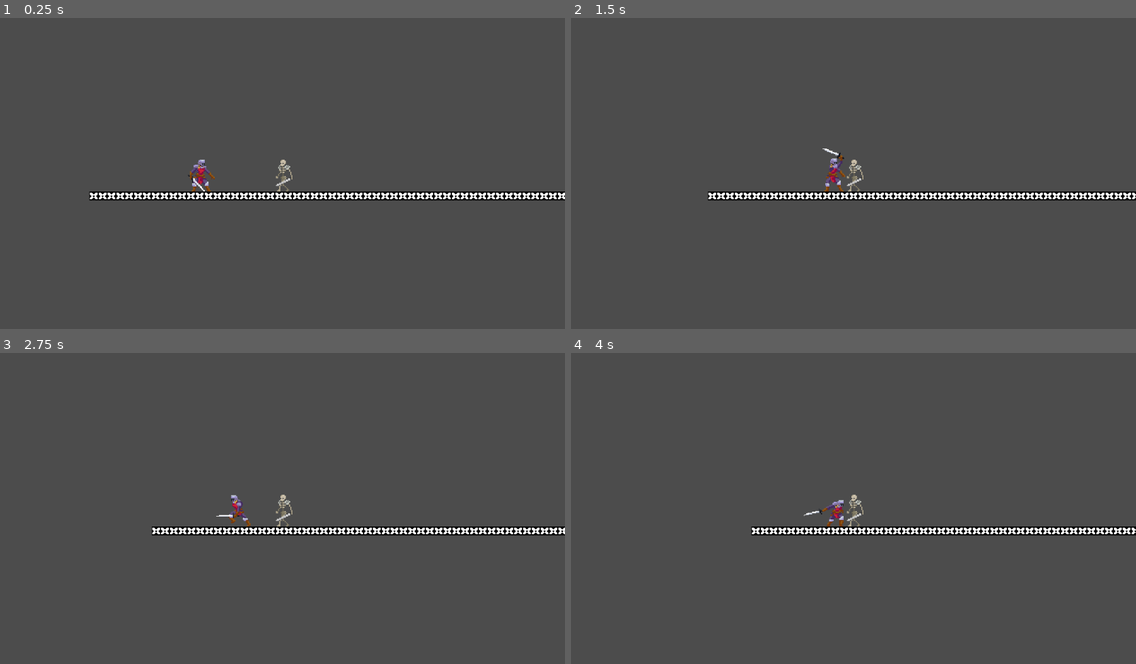
Above: before the commit, frames 1-4 (two rows, left to right).
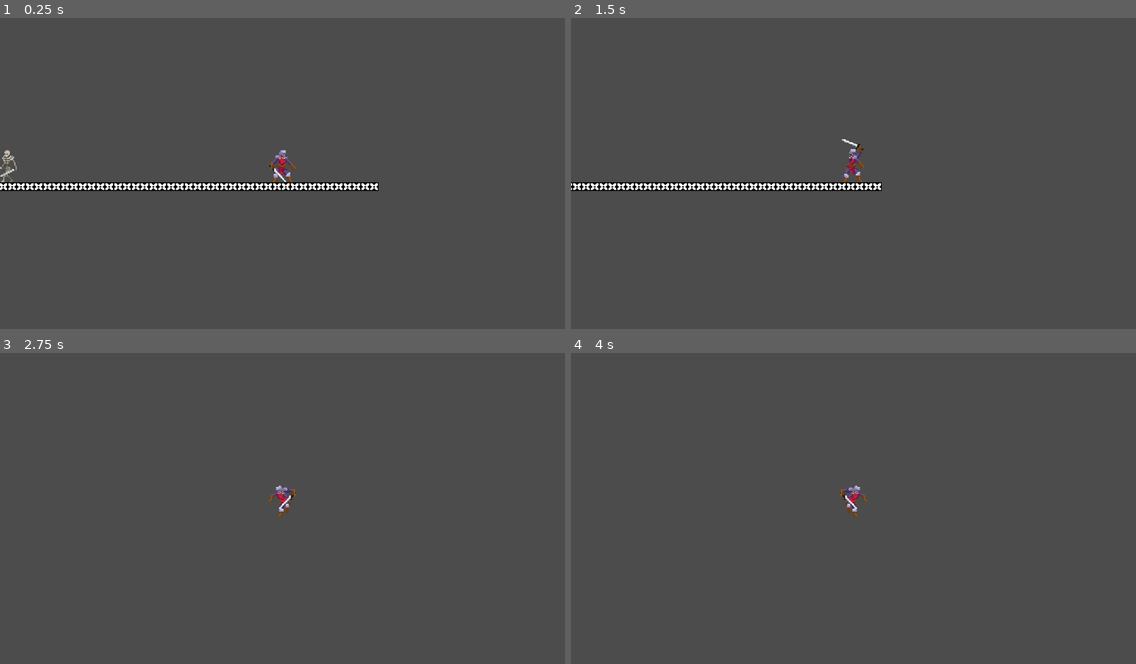
Above: after the commit, the same moments.

Repository: OneTachi/zenojam
Game: Godot game, scene res://main/Main.tscn
Same seed, same stepped clock (60 frames per second), same inputs: the game is played once before the commit and once after it.
Inputs:
- Up to frame 1 (0.25 s): no input
- Up to frame 2 (1.5 s): hold D (right) from 0.53 s (still down); tap Up (attack) at 0.6, 1.35 s; tap Space (jump) at 0.77 s
- Up to frame 3 (2.75 s): tap Space (jump) at 1.52 s; release D (right) at 2.03 s; hold A (left) from 2.03 s (still down); tap Up (attack) at 2.1 s
- Up to frame 4 (4 s): release A (left) at 2.78 s; hold D (right) from 2.78 s (still down); tap Up (attack) at 2.85, 3.6 s; tap Space (jump) at 3.02, 3.77 s

The runs differ from the first frame. In frame 1, 4.5% of the frame differs, in the area x 0-100%, y 42-59%; in frame 2, 3.9%; in frame 3, 2.4%; in frame 4, 2.3%.

Commit message:
fix gardy jitter

Diff:
--- a/enemy/Gardy.gd
+++ b/enemy/Gardy.gd
@@ -13,12 +13,14 @@
 var state = WALK
 var velocity = Vector2(0,0)
 
-onready var walk_to = Vector2(rand_range(-200, 200), position.y)
+onready var walk_to = Vector2(rand_range(-200, 200), self.position.y)
 var walk_dir
 
+var outside = false
 
 
 func _physics_process(delta):
+	randomize()
 	match state:
 
 		WALK:
@@ -32,10 +34,11 @@
 				sprite.play('walk')
 				change_sprite_dir()
 				walk_dir = position.direction_to(walk_to)
+				walk_dir.y = 0
 				velocity = walk_dir * 100
 
 			velocity.y += 10
-			velocity.y = max(velocity.y, 100)
+			velocity.y = min(velocity.y, 100)
 
 		ATTACK:
 			pass
@@ -55,6 +58,9 @@
 
 
 func _on_WalkingHere_timeout():
-	var new_position = rand_range(-200, 200)
+	var new_position = rand_range(-150, 150)
 	walk_to = Vector2(new_position, self.position.y)
-	print(walk_to)
+
+
+func _on_Restriction_body_shape_exited(body_rid, body, body_shape_index, local_shape_index):
+	walk_to = Vector2(-walk_to.x, self.position.y)
--- a/enemy/Gardy.tscn
+++ b/enemy/Gardy.tscn
@@ -86,6 +86,9 @@
 [sub_resource type="RectangleShape2D" id=2]
 extents = Vector2( 9.25, 14.25 )
 
+[sub_resource type="CircleShape2D" id=3]
+radius = 167.501
+
 [node name="Gardy" type="KinematicBody2D"]
 scale = Vector2( 2, 2 )
 collision_layer = 2
@@ -95,6 +98,7 @@
 [node name="Sprite" type="AnimatedSprite" parent="."]
 frames = SubResource( 1 )
 animation = "idle"
+frame = 1
 playing = true
 
 [node name="CollisionShape2D" type="CollisionShape2D" parent="."]
@@ -109,4 +113,9 @@
 cast_to = Vector2( 0, 20 )
 collision_mask = 5
 
+[node name="Area2D" type="Area2D" parent="."]
+
+[node name="CollisionShape2D" type="CollisionShape2D" parent="Area2D"]
+shape = SubResource( 3 )
+
 [connection signal="timeout" from="WalkingHere!" to="." method="_on_WalkingHere_timeout"]
--- a/main/Main.tscn
+++ b/main/Main.tscn
@@ -30,10 +30,17 @@
 } ]
 0/z_index = 0
 
+[sub_resource type="RectangleShape2D" id=4]
+extents = Vector2( 193.097, 380.201 )
+
 [node name="Main" type="Node2D"]
 
 [node name="Player" parent="." instance=ExtResource( 1 )]
-position = Vector2( 203, 474 )
+position = Vector2( 850, 518 )
+
+[node name="Camera2D" type="Camera2D" parent="Player"]
+scale = Vector2( 1.33333, 1.33333 )
+current = true
 
 [node name="TileMap" type="TileMap" parent="."]
 tile_set = SubResource( 3 )
@@ -46,5 +53,13 @@
 [node name="Gardy" parent="." instance=ExtResource( 3 )]
 position = Vector2( 375, 529 )
 
-[node name="Camera2D" type="Camera2D" parent="Gardy"]
-current = true
+[node name="Restriction" type="Area2D" parent="."]
+collision_layer = 0
+collision_mask = 2
+
+[node name="CollisionShape2D" type="CollisionShape2D" parent="Restriction"]
+position = Vector2( 511, 286.135 )
+scale = Vector2( 2.57384, 0.772919 )
+shape = SubResource( 4 )
+
+[connection signal="body_shape_exited" from="Restriction" to="Gardy" method="_on_Restriction_body_shape_exited"]
Not shown: 1 places in enemy/Gardy.tscn that only renumber resources
Not shown: 1 places in main/Main.tscn that only renumber resources
